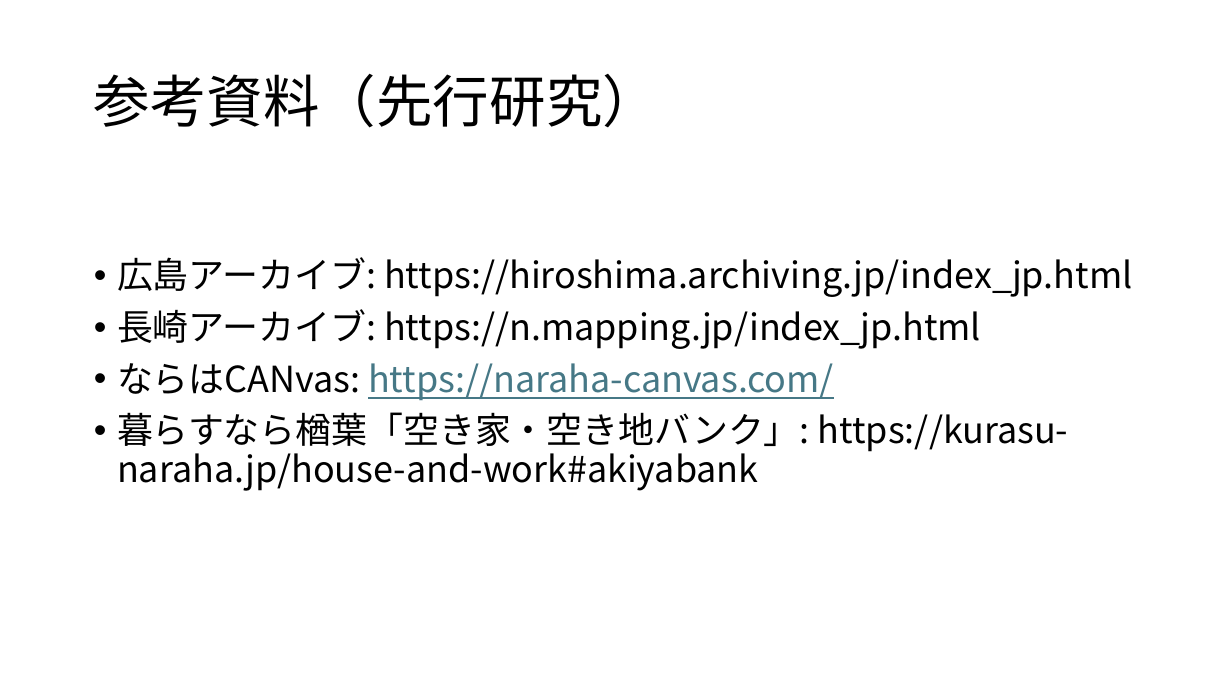
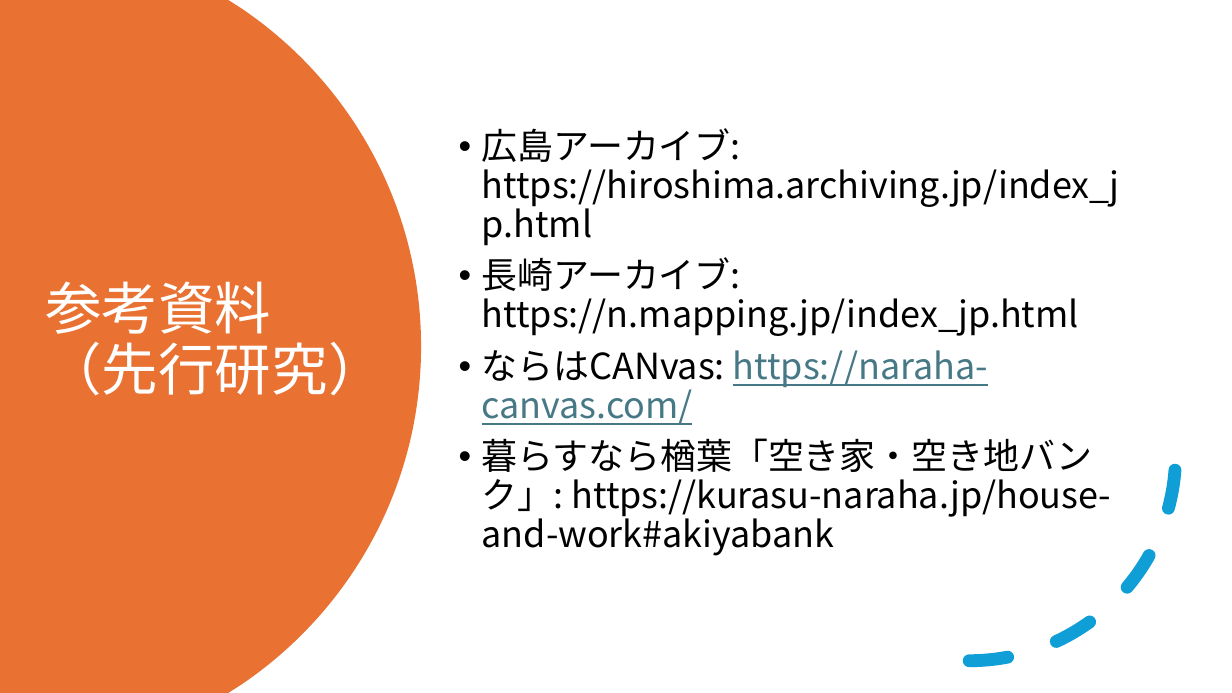
Before and after one commit to furuhashilab/ChisatoFuruuchi-2024-seminar-report, a slide deck: slide 13 of ゼミ論中間発表用.pptx. Drawn at 1232x693 pixels with LibreOffice and Linux fonts; fonts in the diff are those of the drawing. Boxes give left, top, right and bottom in pixels: in the first picture for what was removed or moved away, otherwise in the second. Text is boxed around its words. In the diff, an @@ line names an element or a change of style, - is before the commit and + after.

```diff
--- a/ゼミ論中間発表用.pptx
+++ b/ゼミ論中間発表用.pptx
@@ freeform shape added at <box>0,0,421,693</box>, fill #E97132 @@
@@ text "広島アーカイブ: https://hiroshima.archiving.jp/index_jp.html": place and size @@
-text "広島アーカイブ: https://hiroshima.archiving.jp/index_jp.html" at <box>117,257,1132,491</box>
+text "広島アーカイブ: https://hiroshima.archiving.jp/index_jp.html" at <box>482,128,1120,556</box>
@@ text "広島アーカイブ: https://hiroshima.archiving.jp/index_jp.html" at <box>482,128,1120,556</box>: vertical alignment top to middle @@
@@ arc (boxed as its full ellipse) added at <box>763,249,1177,662</box>, outline #0F9ED5 10 pt dashed @@
@@ title at <box>45,281,384,396</box>: text changed; text colour #000000 to #FFFFFF @@
-参考資料（先行研究）
+参考資料
+（先行研究）
```
Also in this commit, not shown: 11 other slides changed.
